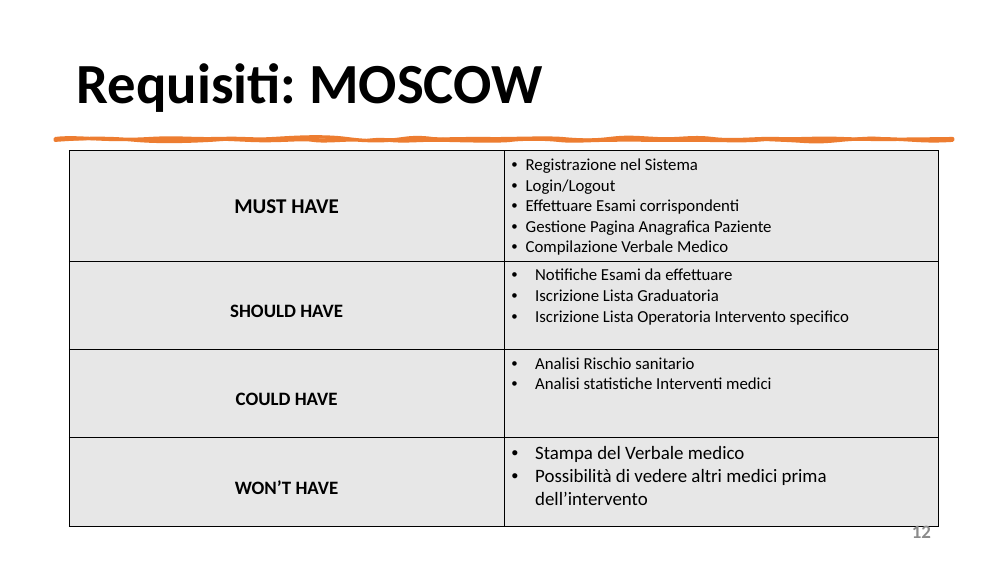
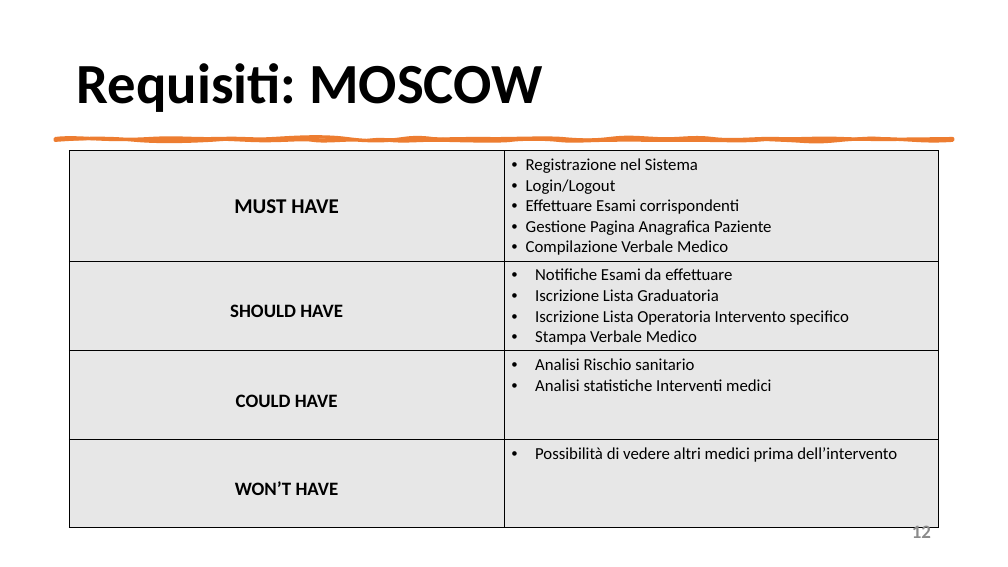
Before and after one commit to mangilimatteo/Progetto_Ingegneria_Software_Cattaneo_Mangili_Saini, a slide deck: slide 12 of Presentazione/Presentazione_Progetto.pptx. Drawn at 1008x567 pixels with LibreOffice and Linux fonts; fonts in the diff are those of the drawing. Boxes give left, top, right and bottom in pixels: in the first picture for what was removed or moved away, otherwise in the second. Text is boxed around its words. In the diff, an @@ line names an element or a change of style, - is before the commit and + after.

Commit message:
update Presentazione Progetto
Architettura e Requisiti

```diff
--- a/Presentazione/Presentazione_Progetto.pptx
+++ b/Presentazione/Presentazione_Progetto.pptx
@@ table at (70, 151, 939, 525) @@
-row 2, column 2: Notifiche Esami da effettuare / Iscrizione Lista Graduatoria / Iscrizione Lista Operatoria Intervento specifico
+row 2, column 2: Notifiche Esami da effettuare / Iscrizione Lista Graduatoria / Iscrizione Lista Operatoria Intervento specifico / Stampa Verbale Medico
-row 4, column 2: Stampa del Verbale medico / Possibilità di vedere altri medici prima dell’intervento
+row 4, column 2: Possibilità di vedere altri medici prima dell’intervento
```
Also in this commit, not shown: 1 other slide changed.
